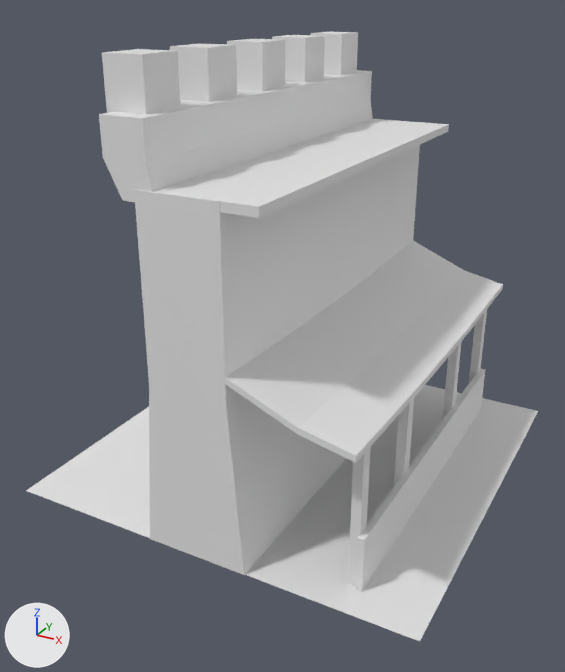
An edit to the OBJ model Resources/models/Castle/WallLeanTo1LoPoly.obj, drawn before and after from the same camera.
Camera for both pictures: a camera (50 mm lens) standing at (61.6, -121.1, 84.0) and looking at (-1.5, -6.3, 26.6). The axes (+X, +Y, +Z) are drawn at lower left. The lights are the same throughout. Materials are left out; every surface is plain grey. Where no turn or scale is listed for an object, it has been applied to the vertices.

The first picture shows 'WallLeanTo1LoPoly'.
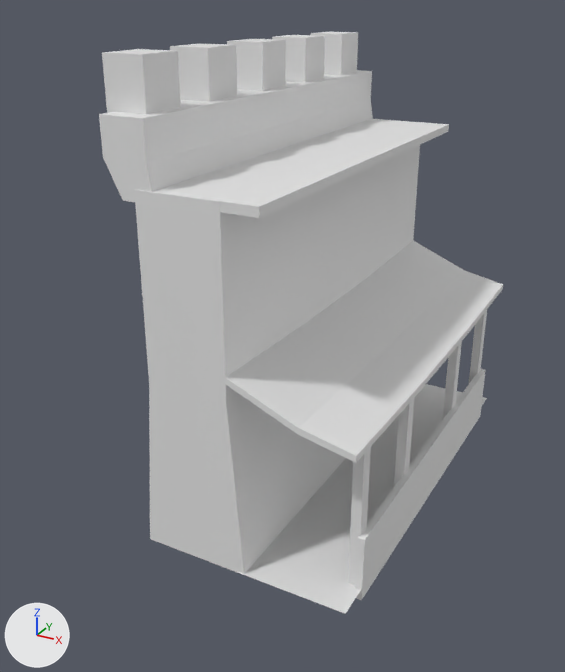
Pixel boxes (x1, y1, x2, y2) of what changed, in the pictures (565 x 672 px):
'WallLeanTo1LoPoly', reshaped (21% narrower)
    before: (26, 32, 538, 642)
    after: (99, 32, 503, 614)
part 1 of me_wallleanto1lopoly, deleted
    before: (26, 385, 538, 642)
part 2 of me_wallleanto1lopoly, added
    after: (238, 384, 487, 614)

Edits to the bpy script that builds the scene:
```text
Change me_wallleanto1lopoly:
    where me_wallleanto1lopoly.from_pydata(...)  # 161 vertices, 248 faces; spans x -38.0..38.0, y -38.2..38.3, z -1.6..76.6
    used by ob_wallleanto1lopoly; location = (0.0, 0.0, 0.0)
    verts and faces of me_wallleanto1lopoly; kept vertices keep their numbers, new ones are numbered from 161
    me_wallleanto1lopoly part 1: the loose piece of 25 vertices spanning x -38.0..38.0, y -38.0..38.0, z 0.0 is deleted
    me_wallleanto1lopoly part 2
    add verts[161] = (7.9, -38.3, 0.2)  # pixel (237, 572)
    add verts[162] = (26.6, -38.3, 0.2)  # pixel (345, 613)
    add verts[163] = (7.9, 38.1, 0.2)
    add verts[164] = (26.6, 38.1, 0.2)  # pixel (487, 398)
    add faces += [(161, 164, 163), (161, 162, 164)]
```
